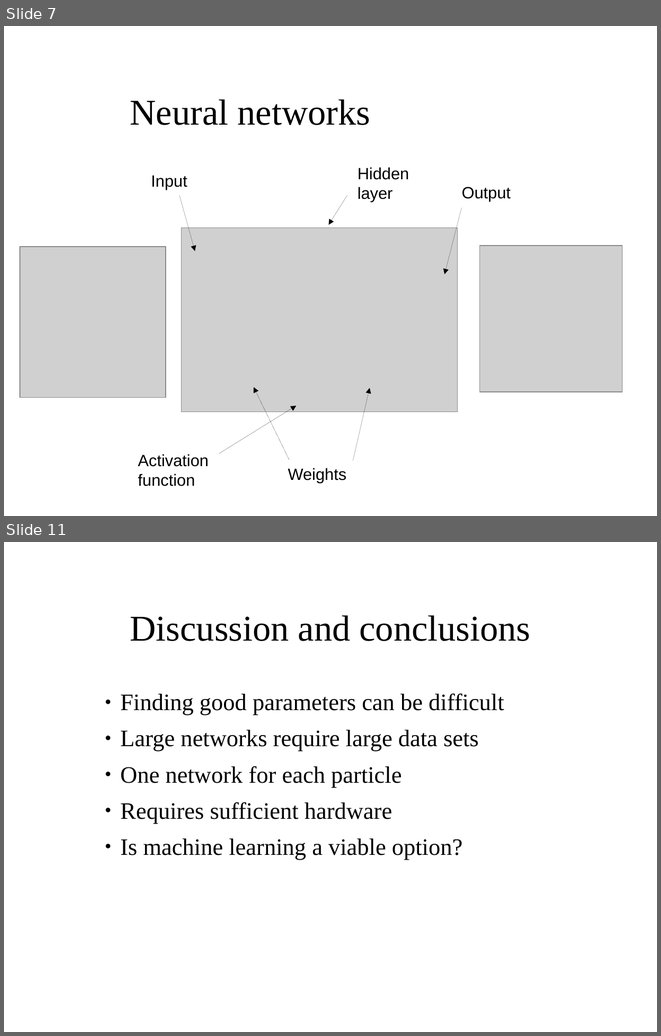
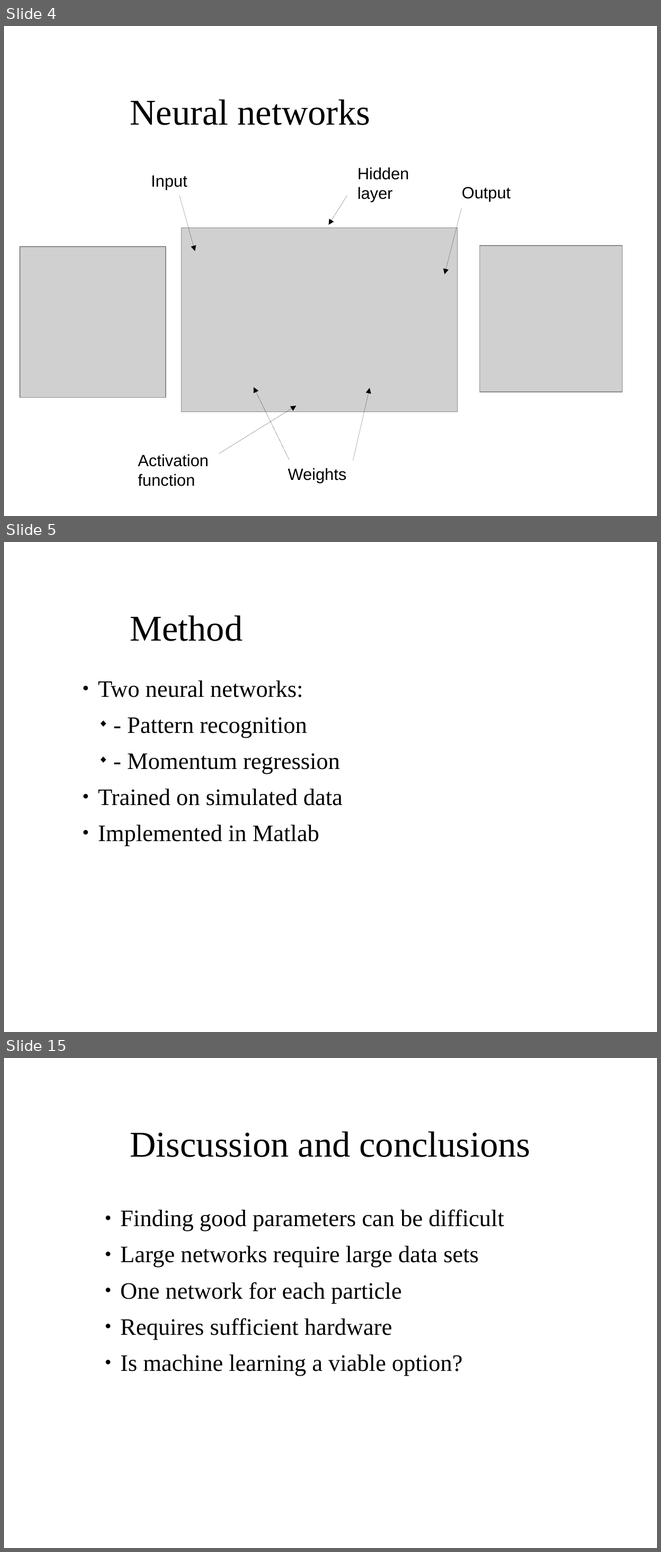
Before and after one commit to aaaaarvi/Projektarbete17, a slide deck: presentation/presentation.odp. Shown one above the other, each under a label of ours: slides 7 and 11 before the commit, slides 4, 5 and 15 after it; the slides between them are not shown. The pictures are 661x1036 and 661x1552 pixels, drawn with LibreOffice and Linux fonts; fonts in the diff are those of the drawing; grey boxes stand for pictures; background and template pictures are left out. Boxes give left, top, right and bottom in pixels: in the first picture for what was removed or moved away, otherwise in the second. Text is boxed around its words. In the diff, an @@ line names an element or a change of style, - is before the commit and + after.

```diff
--- a/presentation/presentation.odp
+++ b/presentation/presentation.odp
@@ slide 5 added at [4,542,657,1032], background picture (left out) @@
@@ title added at [130,615,243,641], 40 pt, text #000000 @@
+Method
@@ text added at [98,680,343,846], 26 pt, text #000000 @@
+● Two neural networks:
+  ◆ - Pattern recognition
+  ◆ - Momentum regression
+● Trained on simulated data
+● Implemented in Matlab
@@ what was slide 7 is now slide 4 @@
@@ what was slide 11 is now slide 15 @@
```
Also in this commit, not shown: 11 other slides added, 8 slides removed, 6 other files.
